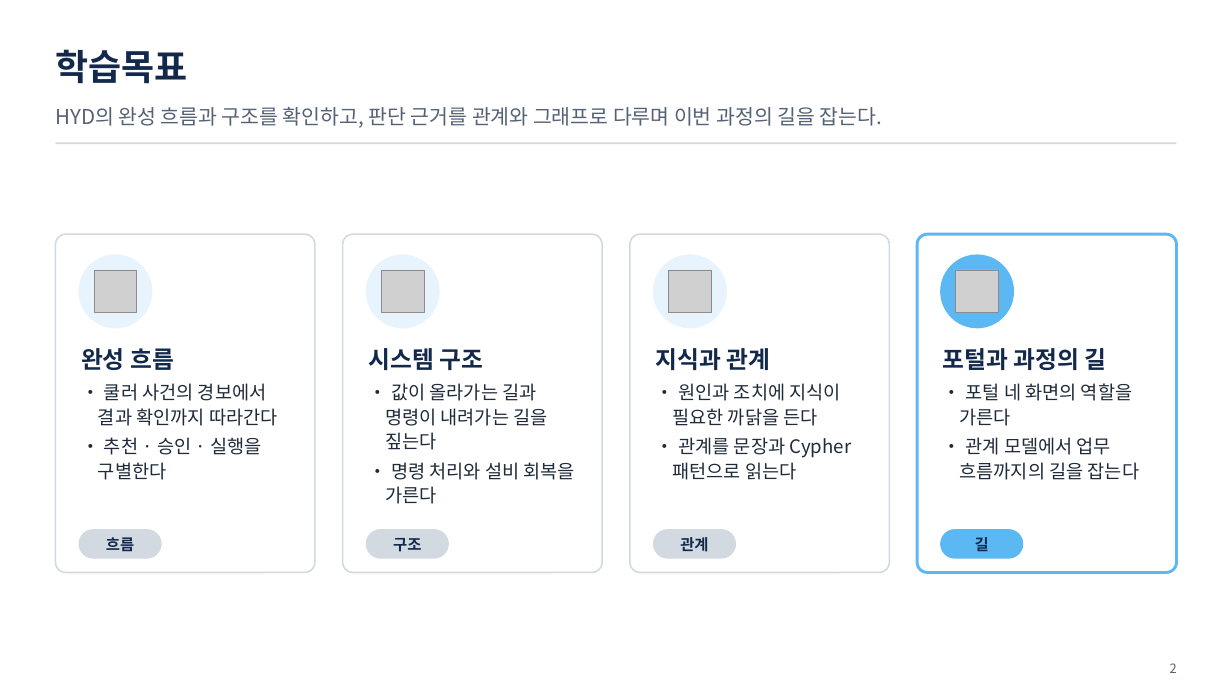
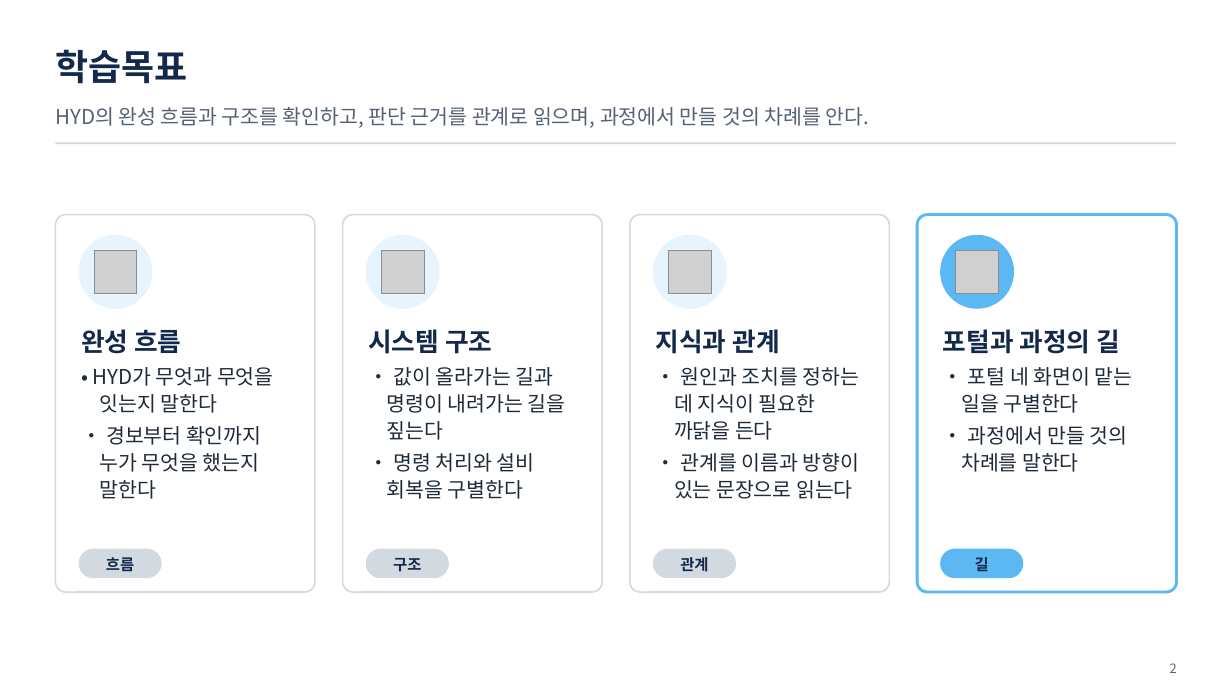
Before and after one commit to uengine-oss/hyd-iot-edu, a slide deck: slide 2 of 산출물/통합반/이론_오프라인/01회차/통합반_오프라인_01회차.pptx. Drawn at 1232x693 pixels with LibreOffice and Linux fonts; fonts in the diff are those of the drawing; grey boxes stand for pictures. Boxes give left, top, right and bottom in pixels: in the first picture for what was removed or moved away, otherwise in the second. Text is boxed around its words. In the diff, an @@ line names an element or a change of style, - is before the commit and + after.

```diff
--- a/산출물/통합반/이론_오프라인/01회차/통합반_오프라인_01회차.pptx
+++ b/산출물/통합반/이론_오프라인/01회차/통합반_오프라인_01회차.pptx
@@ text at bbox=[55, 107, 870, 128]: text changed @@
-HYD의 완성 흐름과 구조를 확인하고, 판단 근거를 관계와 그래프로 다루며 이번 과정의 길을 잡는다.
+HYD의 완성 흐름과 구조를 확인하고, 판단 근거를 관계로 읽으며, 과정에서 만들 것의 차례를 안다.
@@ rounded rectangle: place and size @@
-rounded rectangle at bbox=[55, 234, 315, 572]
+rounded rectangle at bbox=[55, 214, 315, 592]
@@ rounded rectangle: place and size @@
-rounded rectangle at bbox=[343, 234, 603, 572]
+rounded rectangle at bbox=[343, 214, 603, 592]
@@ rounded rectangle: place and size @@
-rounded rectangle at bbox=[630, 234, 890, 572]
+rounded rectangle at bbox=[630, 214, 890, 592]
@@ rounded rectangle: place and size @@
-rounded rectangle at bbox=[917, 234, 1177, 572]
+rounded rectangle at bbox=[917, 214, 1177, 592]
@@ 4 pictures, 4 ellipses: place and size @@
-4 pictures, 4 ellipses at bbox=[79, 254, 1014, 328]
+4 pictures, 4 ellipses at bbox=[79, 235, 1014, 309]
@@ text "완성 흐름": place and size @@
-text "완성 흐름" at bbox=[81, 348, 278, 480]
+text "완성 흐름" at bbox=[81, 329, 274, 499]
@@ text at bbox=[81, 329, 181, 354]: size 18.5 to 20 pt in "완성 흐름" @@
@@ text "시스템 구조": place and size @@
-text "시스템 구조" at bbox=[368, 348, 575, 504]
+text "시스템 구조" at bbox=[368, 329, 566, 499]
@@ text at bbox=[368, 329, 566, 440]: size 18.5 to 20 pt in "시스템 구조"; size 14.5 to 16 pt in "• 값이 올라가는 길과 명령이 내려가는 길을 ..."; indent changed @@
@@ text "지식과 관계": place and size @@
-text "지식과 관계" at bbox=[656, 348, 852, 480]
+text "지식과 관계" at bbox=[656, 329, 860, 499]
@@ text at bbox=[656, 329, 779, 354]: size 18.5 to 20 pt in "지식과 관계" @@
@@ text "포털과 과정의 길": place and size @@
-text "포털과 과정의 길" at bbox=[943, 348, 1139, 480]
+text "포털과 과정의 길" at bbox=[943, 329, 1133, 472]
@@ text at bbox=[943, 329, 1120, 354]: size 18.5 to 20 pt in "포털과 과정의 길" @@
@@ text at bbox=[93, 367, 274, 499]: text changed; size 14.5 to 16 pt @@
-• 쿨러 사건의 경보에서 결과 확인까지 따라간다
-• 추천 · 승인 · 실행을 구별한다
+• HYD가 무엇과 무엇을 잇는지 말한다
+• 경보부터 확인까지 누가 무엇을 했는지 말한다
@@ text at bbox=[674, 367, 860, 499]: text changed; size 14.5 to 16 pt @@
-• 원인과 조치에 지식이 필요한 까닭을 든다
-• 관계를 문장과 Cypher 패턴으로 읽는다
+• 원인과 조치를 정하는 데 지식이 필요한 까닭을 든다
+• 관계를 이름과 방향이 있는 문장으로 읽는다
@@ text at bbox=[961, 367, 1133, 472]: text changed; size 14.5 to 16 pt @@
-• 포털 네 화면의 역할을 가른다
-• 관계 모델에서 업무 흐름까지의 길을 잡는다
+• 포털 네 화면이 맡는 일을 구별한다
+• 과정에서 만들 것의 차례를 말한다
@@ text at bbox=[387, 453, 535, 499]: text changed; size 14.5 to 16 pt @@
-• 명령 처리와 설비 회복을 가른다
+• 명령 처리와 설비 회복을 구별한다
@@ 4 texts, 4 rounded rectangles: place and size @@
-4 texts, 4 rounded rectangles at bbox=[79, 530, 1023, 559]
+4 texts, 4 rounded rectangles at bbox=[79, 549, 1023, 579]
```
Also in this commit, not shown: 31 other slides changed, 3 slides added, 4 slides removed, 4 other files.
